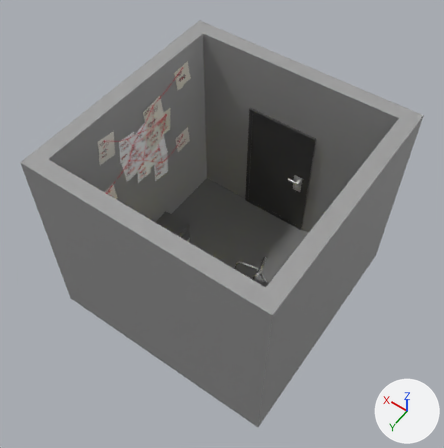
Before and after pictures for a commit that changed the Blender file Unity_Folder/S.U.C.A_1/Assets/level_1/SUCA_level_1_model_out_mod.blend.
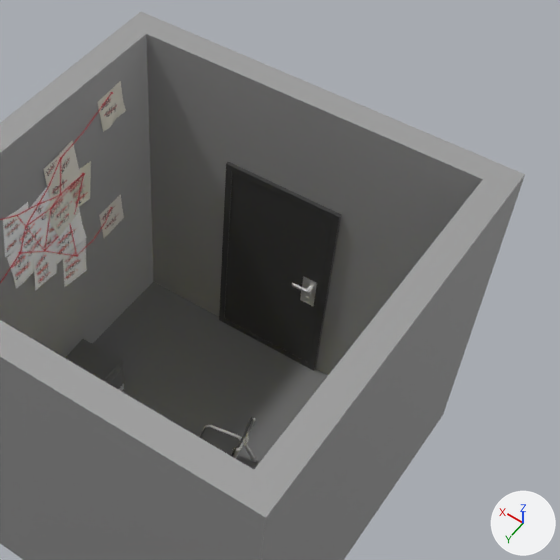
Old and new are each drawn whole from a camera (50 mm lens) standing at (-2.02, 2.93, 5.44) and looking at (0.03, 0.04, 0.91) and again close up on the part from 26% to 100% of the width and 3% to 76% of the height. The lights are fixed; the arrows at lower right show +X, +Y and +Z.

Names of what the first close-up shows: 'chair', 'floor', 'paper_cutted.004', 'paper_cutted.008', 'paper_cutted.010', 'safe_corpus', 'safe_door_.001', 'walll_windov.001', 'wallls.001', 'wallls.002', 'wallls.003', 'wallls.004', 'булавки'.
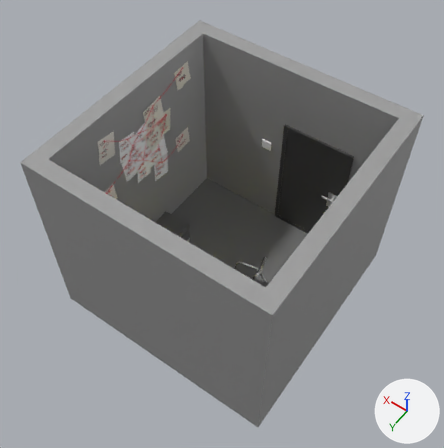
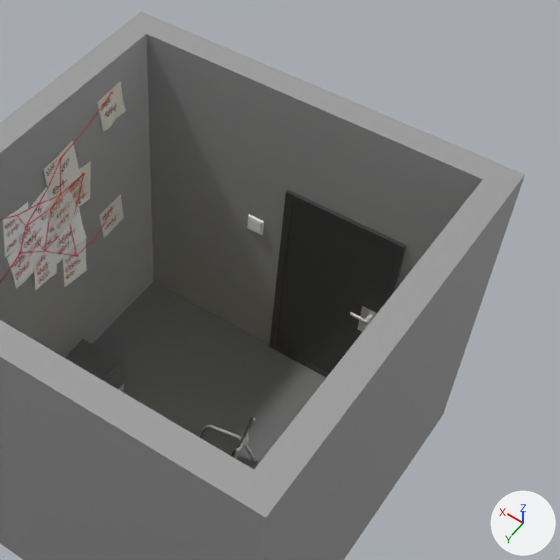
Location of each change, [x1, y1, x2, y2] in pixels of the close-ups (560 x 560 px):
'wallls.004', moved: before [219, 162, 341, 371]; after [269, 190, 407, 378]
'Cube', added: after [247, 214, 264, 235]
'safe_door_.001', moved: before [292, 283, 313, 294]; after [350, 312, 372, 324]

The change, as a list of edits to the scene's bpy script:
```text
Add me_cube:
    me_cube.from_pydata([(-0.0538, -0.0063, -0.0538), (-0.0538, -0.0063, 0.0538), (-0.0405, 0.0063, -0.0405), (-0.0405, 0.0063, 0.0405), (0.0538, -0.0063, -0.0538), (0.0538, -0.0063, 0.0538), (0.0405, 0.0063, -0.0405), (0.0405, 0.0063, 0.0405), (-0.0494, 0.0063, 0.0494), (-0.0494, 0.0063, -0.0494), (0.0494, 0.0063, -0.0494), (0.0494, 0.0063, 0.0494), (-0.0395, 0.0089, 0.0381), (-0.0395, 0.0156, -0.0335), (0.0395, 0.0156, -0.0335), (0.0395, 0.0089, 0.0381)], [], [(0, 1, 8, 9), (7, 6, 14, 15), (10, 11, 5, 4), (4, 5, 1, 0), (9, 10, 4, 0), (11, 8, 1, 5), (3, 2, 9, 8), (2, 6, 10, 9), (7, 3, 8, 11), (6, 7, 11, 10), (13, 12, 15, 14), (6, 2, 13, 14), (3, 7, 15, 12), (2, 3, 12, 13)])
    me_cube.materials.append(mat_bolt)  # white #e7e7e7
Change ob_wallls_004:
    ob_wallls_004.location: (-0.106, -0.98, 0.677) -> (-0.507, -0.98, 0.677)
Change ob_safe_door__001:
    ob_safe_door__001.location: (-0.16, -0.945, 0.733) -> (-0.56, -0.945, 0.733)
Add ob_cube:
    ob_cube = bpy.data.objects.new('Cube', me_cube)
    ob_cube.location = (0.222, -0.994, 1.0)
```
